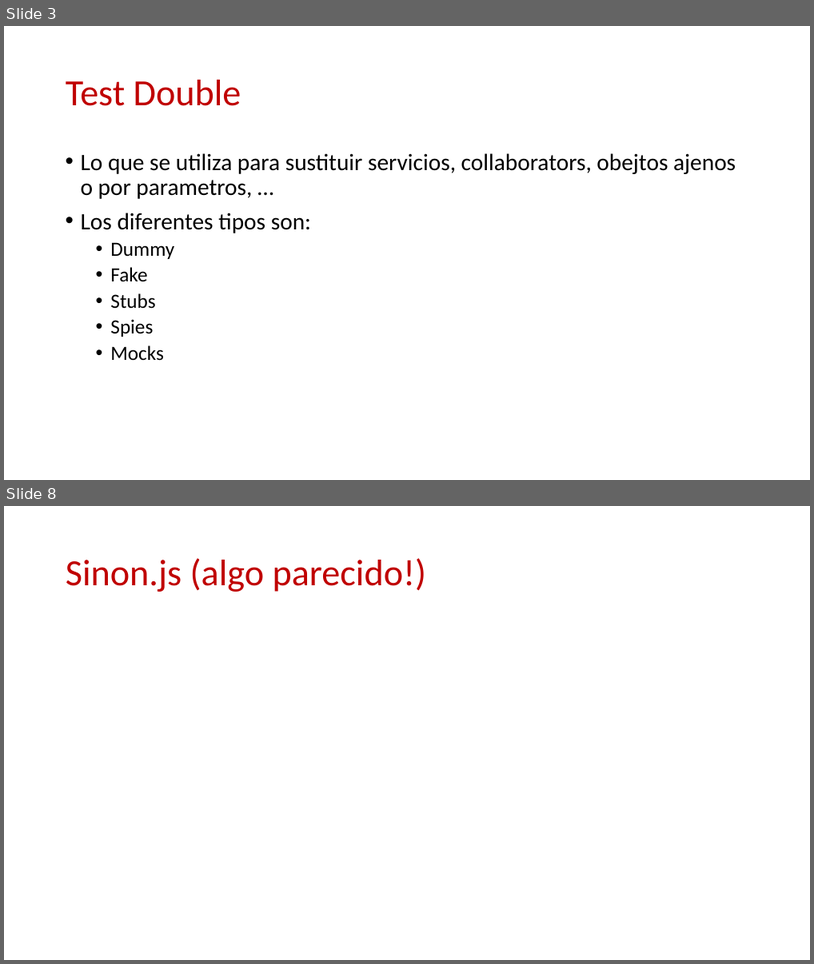
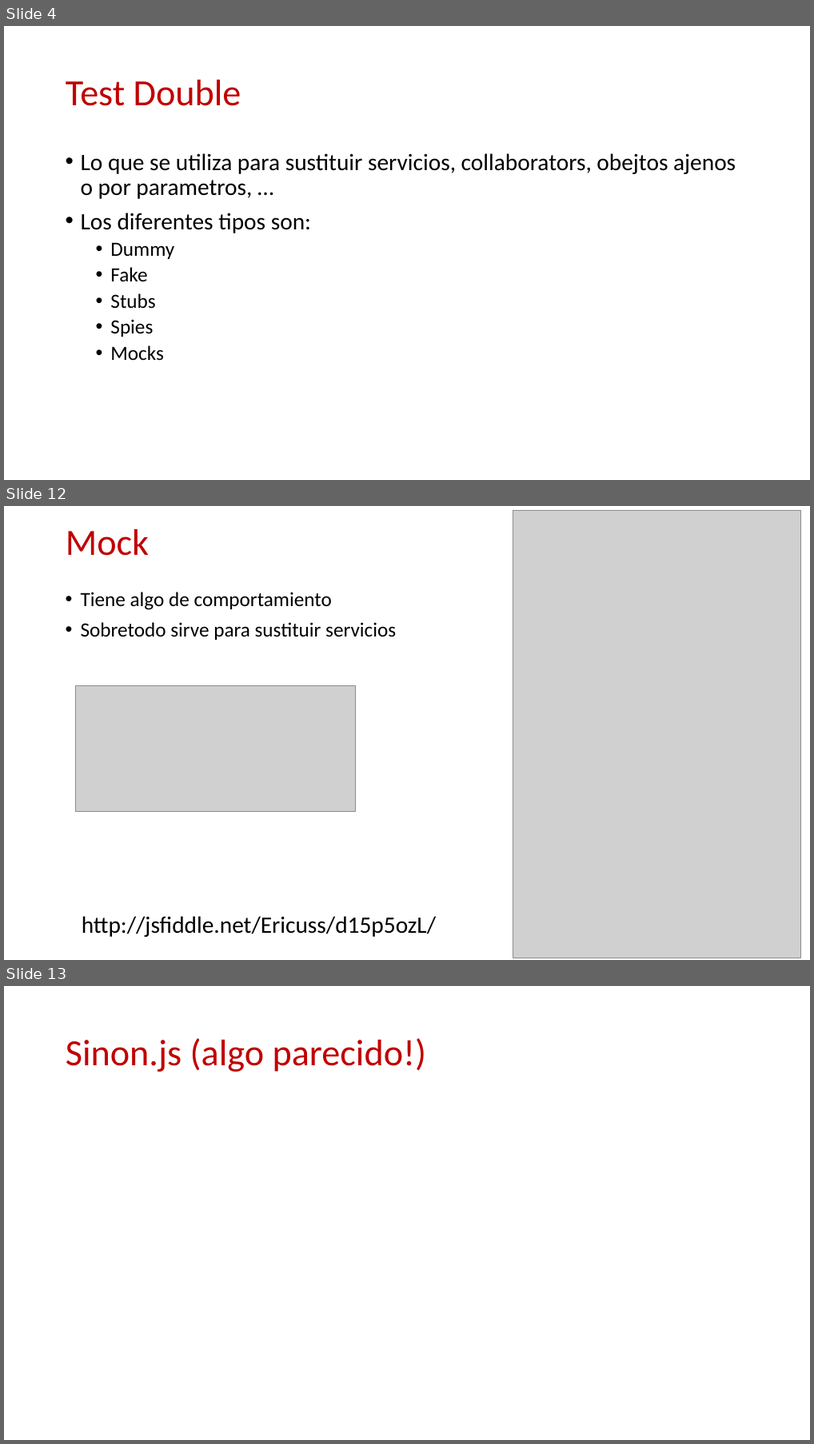
Before and after one commit to ericuss/TDD-Miercolex-Tokiota, a slide deck: Documentacion/jasmine.pptx. Shown one above the other, each under a label of ours: slides 3 and 8 before the commit, slides 4, 12 and 13 after it; the slides between them are not shown. The pictures are 814x964 and 814x1444 pixels, drawn with LibreOffice and Linux fonts; fonts in the diff are those of the drawing; grey boxes stand for pictures; background and template pictures are left out. Boxes give left, top, right and bottom in pixels: in the first picture for what was removed or moved away, otherwise in the second. Text is boxed around its words. In the diff, an @@ line names an element or a change of style, - is before the commit and + after.

Commit message:
Cambios en ppt y algo del proyecto de katas

```diff
--- a/Documentacion/jasmine.pptx
+++ b/Documentacion/jasmine.pptx
@@ slide 12 added at (4, 506, 810, 960), background #FFFFFF @@
@@ title added at (66, 529, 149, 556), 44 pt, text #C00000 @@
+Mock
@@ picture added at (514, 511, 802, 957) @@
@@ text added at (81, 592, 396, 640), 24 pt, text #000000 @@
+• Tiene algo de comportamiento
+• Sobretodo sirve para sustituir servicios
@@ picture added at (75, 685, 355, 811) @@
@@ text added at (82, 916, 436, 936), 28 pt, text #000000 @@
+http://jsfiddle.net/Ericuss/d15p5ozL/
@@ what was slide 3 is now slide 4 @@
@@ what was slide 8 is now slide 13 @@
```
Also in this commit, not shown: 7 slides changed, 3 other slides added, 2 other files.
